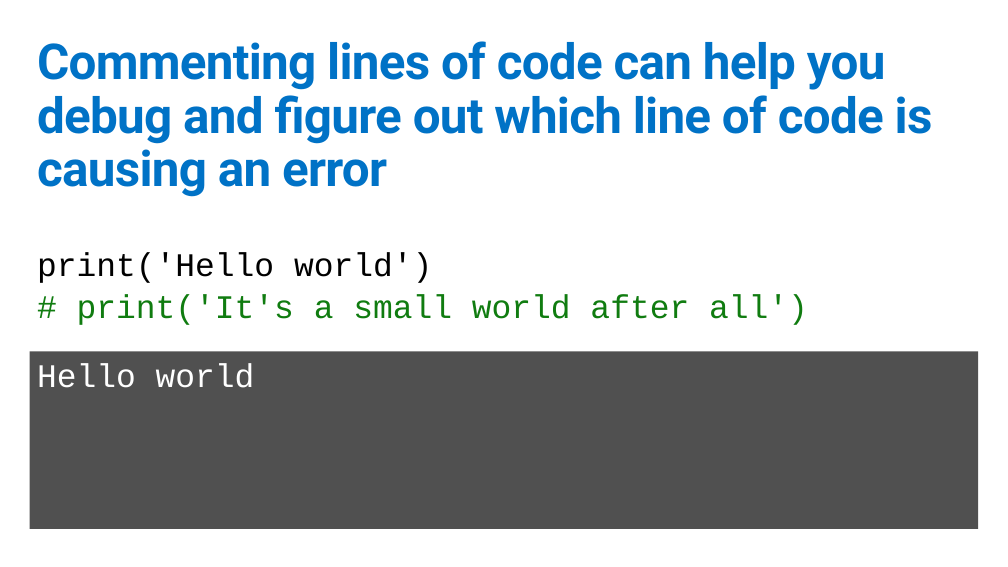
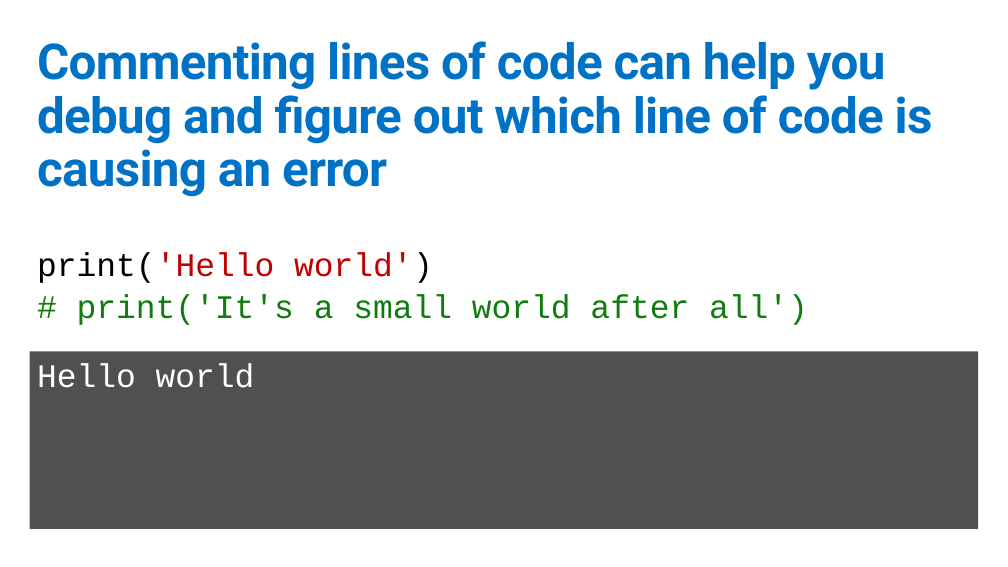
Before and after one commit to GeekTrainer/python-getting-started, a slide deck: slide 6 of Slides/3 - Comments.pptx. Drawn at 1008x567 pixels with LibreOffice and Linux fonts; fonts in the diff are those of the drawing. Boxes give left, top, right and bottom in pixels: in the first picture for what was removed or moved away, otherwise in the second. Text is boxed around its words. In the diff, an @@ line names an element or a change of style, - is before the commit and + after.

```diff
--- a/Slides/3 - Comments.pptx
+++ b/Slides/3 - Comments.pptx
@@ text at (x1=37, y1=252, x2=433, y2=283): text colour #000000 to #C00000 in "print('Hello world')" @@
```
Also in this commit, not shown: 12 other files.
